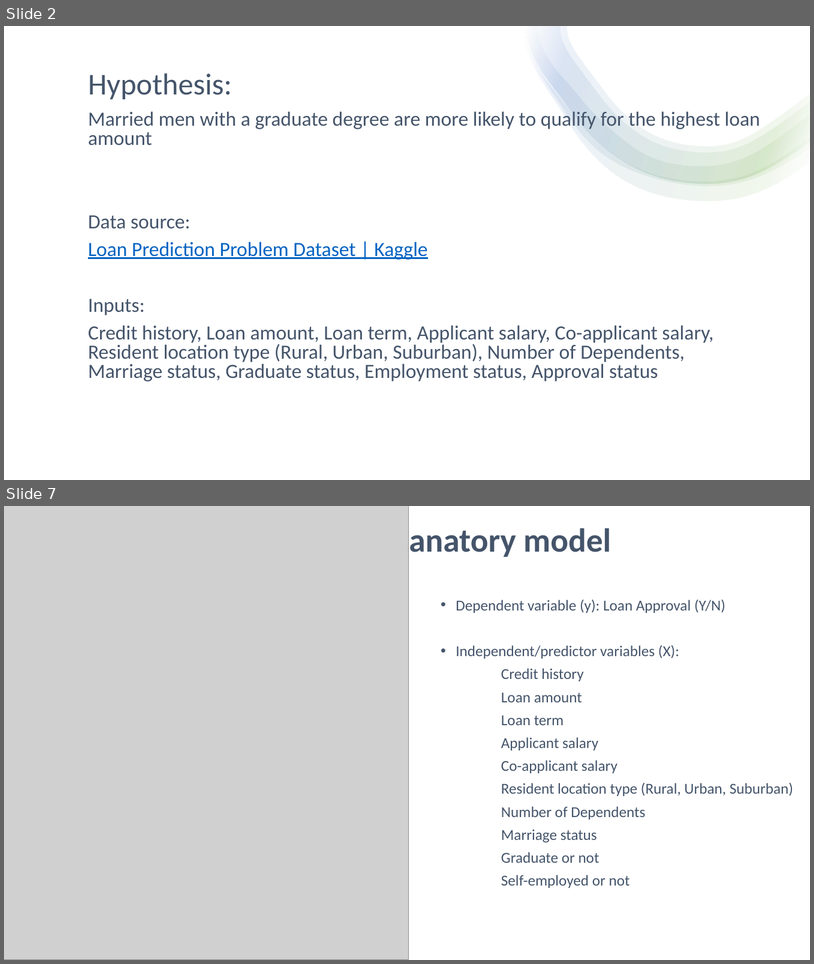
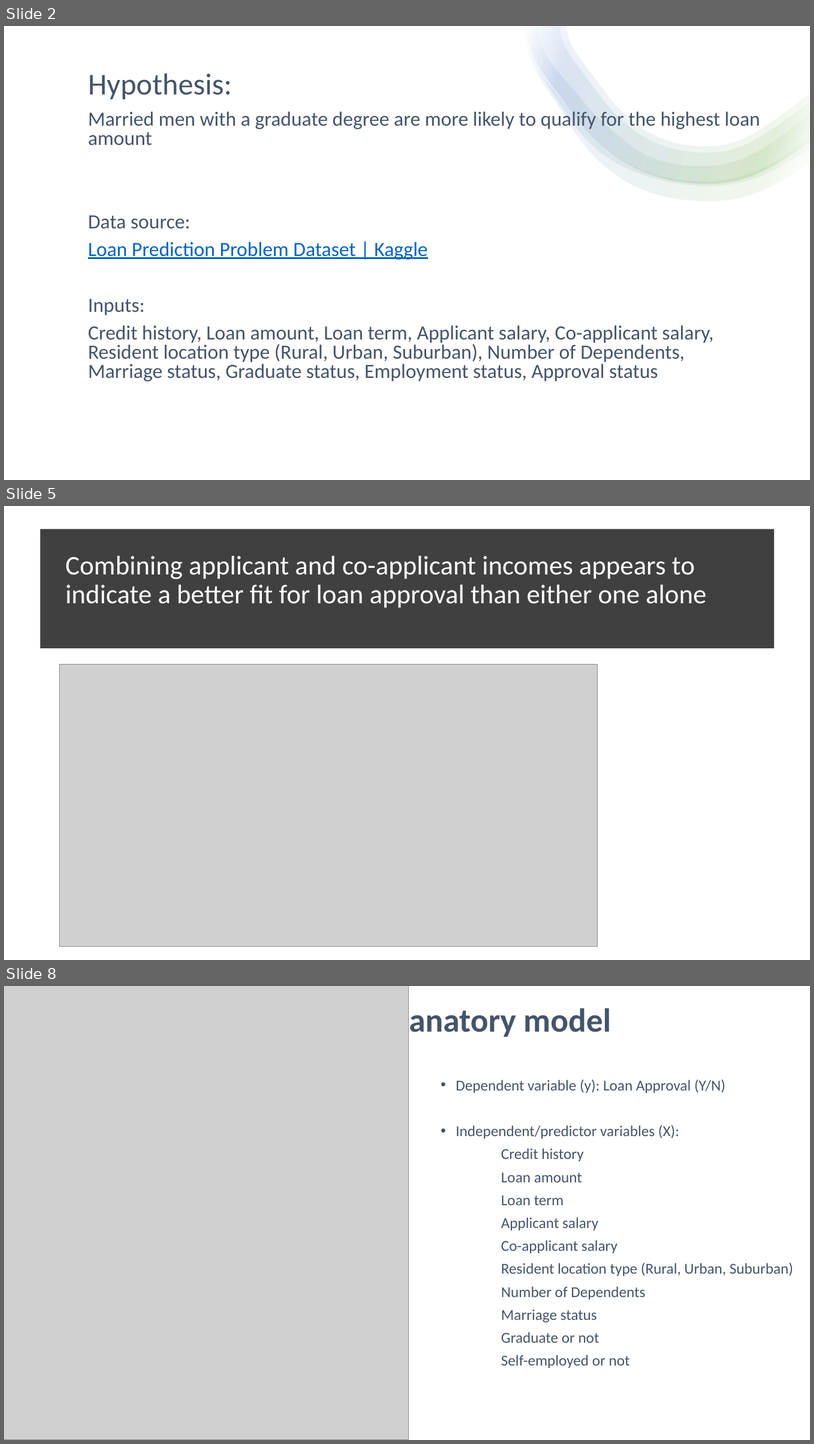
Before and after one commit to diazdez/Project-3, a slide deck: Loan approval project 3.pptx. Shown one above the other, each under a label of ours: slides 2 and 7 before the commit, slides 2, 5 and 8 after it; the slides between them are not shown. The pictures are 814x964 and 814x1444 pixels, drawn with LibreOffice and Linux fonts; fonts in the diff are those of the drawing; grey boxes stand for pictures. Boxes give left, top, right and bottom in pixels: in the first picture for what was removed or moved away, otherwise in the second. Text is boxed around its words. In the diff, an @@ line names an element or a change of style, - is before the commit and + after.

```diff
--- a/Loan approval project 3.pptx
+++ b/Loan approval project 3.pptx
@@ slide 5 added at [4,506,810,960], background #FFFFFF @@
@@ rectangle added at [40,529,775,648], fill #404040 @@
@@ title added at [65,556,707,608], 32 pt, text #FFFFFF @@
+Combining applicant and co-applicant incomes appears to indicate a better fit for loan approval than either one alone
@@ picture added at [60,664,598,946] @@
@@ what was slide 7 is now slide 8 @@
```
Also in this commit, not shown: 4 slides changed, 1 other slide added, 1 slide removed, 4 other files.
